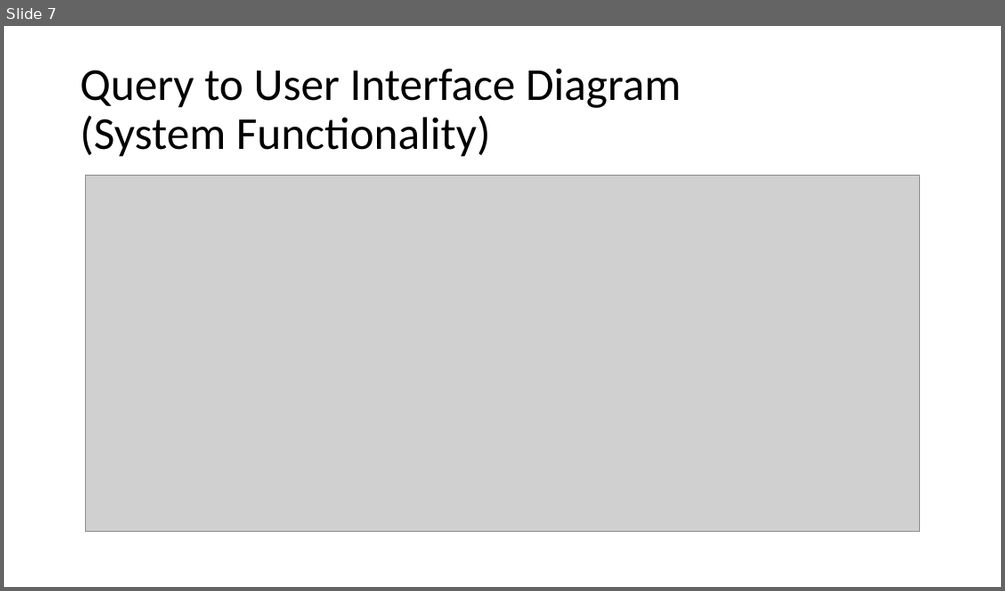
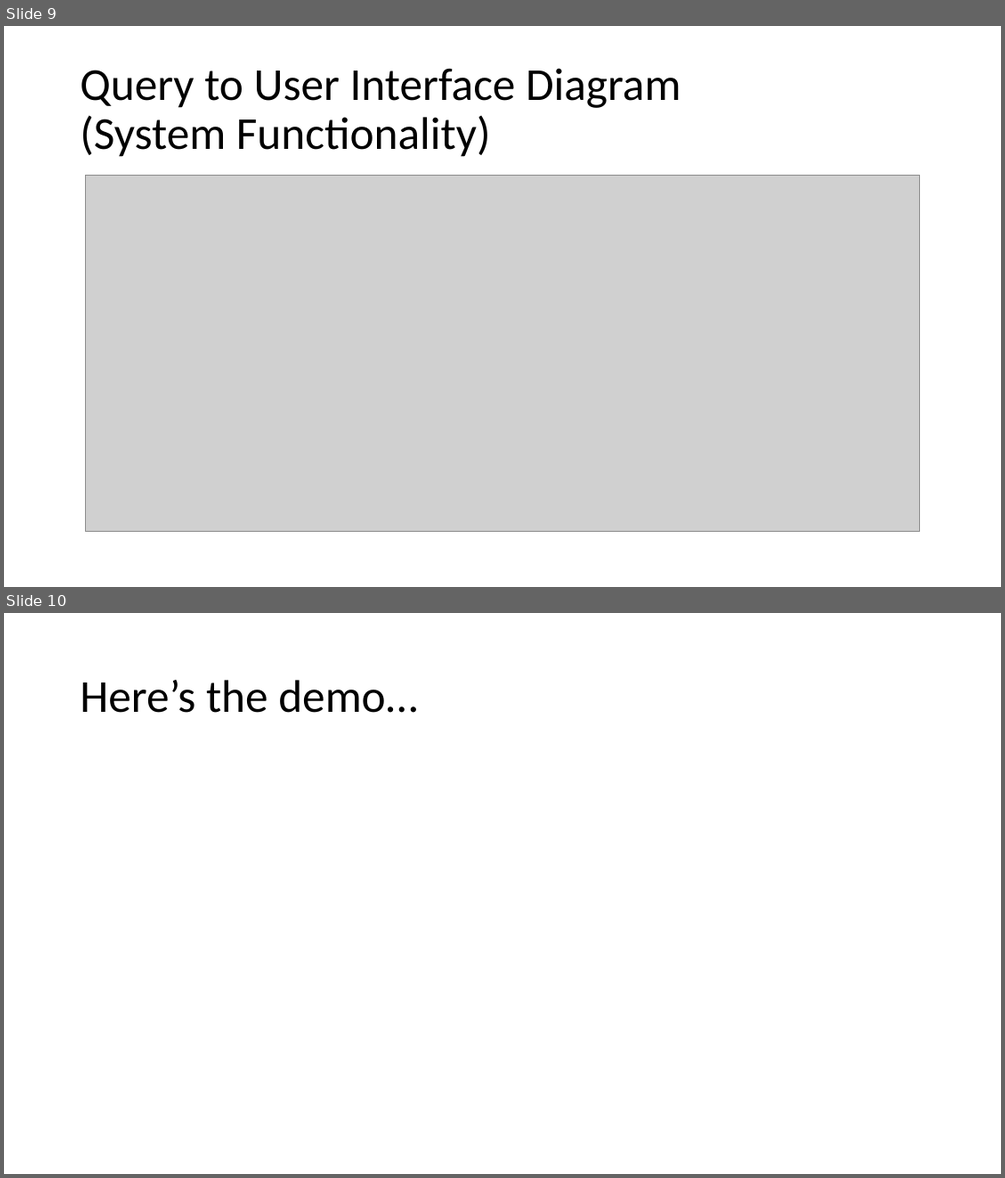
Before and after one commit to itsshortforleo/MovieRecommenderSystem, a slide deck: Powerpoint/CSC204 Reel Review Powerpoint Presentation.pptx. Shown one above the other, each under a label of ours: slide 7 before the commit, slides 9 and 10 after it. The pictures are 1005x591 and 1005x1178 pixels, drawn with LibreOffice and Linux fonts; fonts in the diff are those of the drawing; grey boxes stand for pictures. Boxes give left, top, right and bottom in pixels: in the first picture for what was removed or moved away, otherwise in the second. Text is boxed around its words. In the diff, an @@ line names an element or a change of style, - is before the commit and + after.

```diff
--- a/Powerpoint/CSC204 Reel Review Powerpoint Presentation.pptx
+++ b/Powerpoint/CSC204 Reel Review Powerpoint Presentation.pptx
@@ slide 10 added at bbox=[4, 613, 1001, 1174], background #FFFFFF @@
@@ title added at bbox=[80, 680, 417, 713], 44 pt, text #000000 @@
+Here’s the demo…
@@ what was slide 7 is now slide 9 @@
```
Also in this commit, not shown: 4 slides changed, 2 other slides added, 2 other files.
